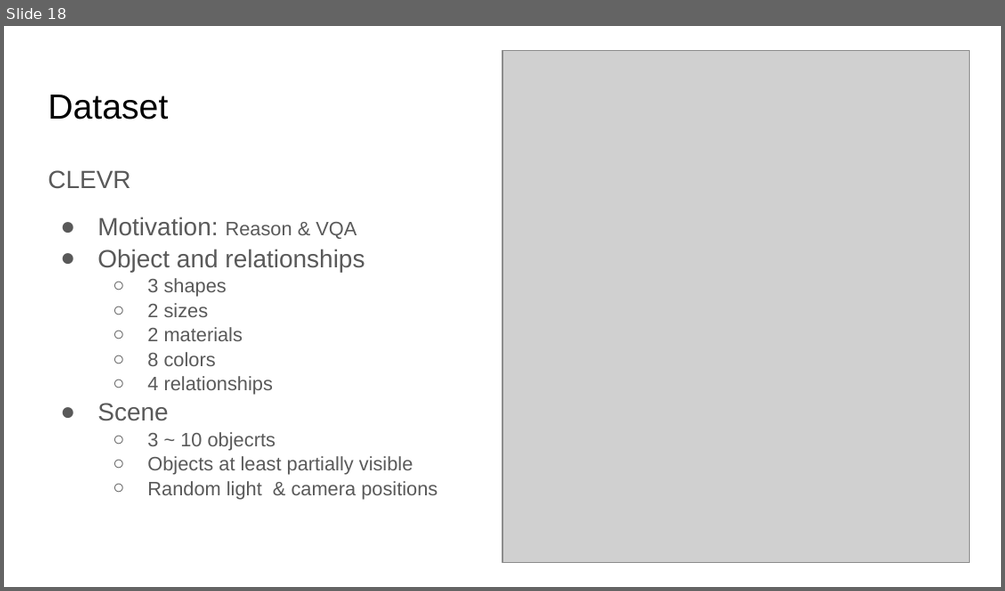
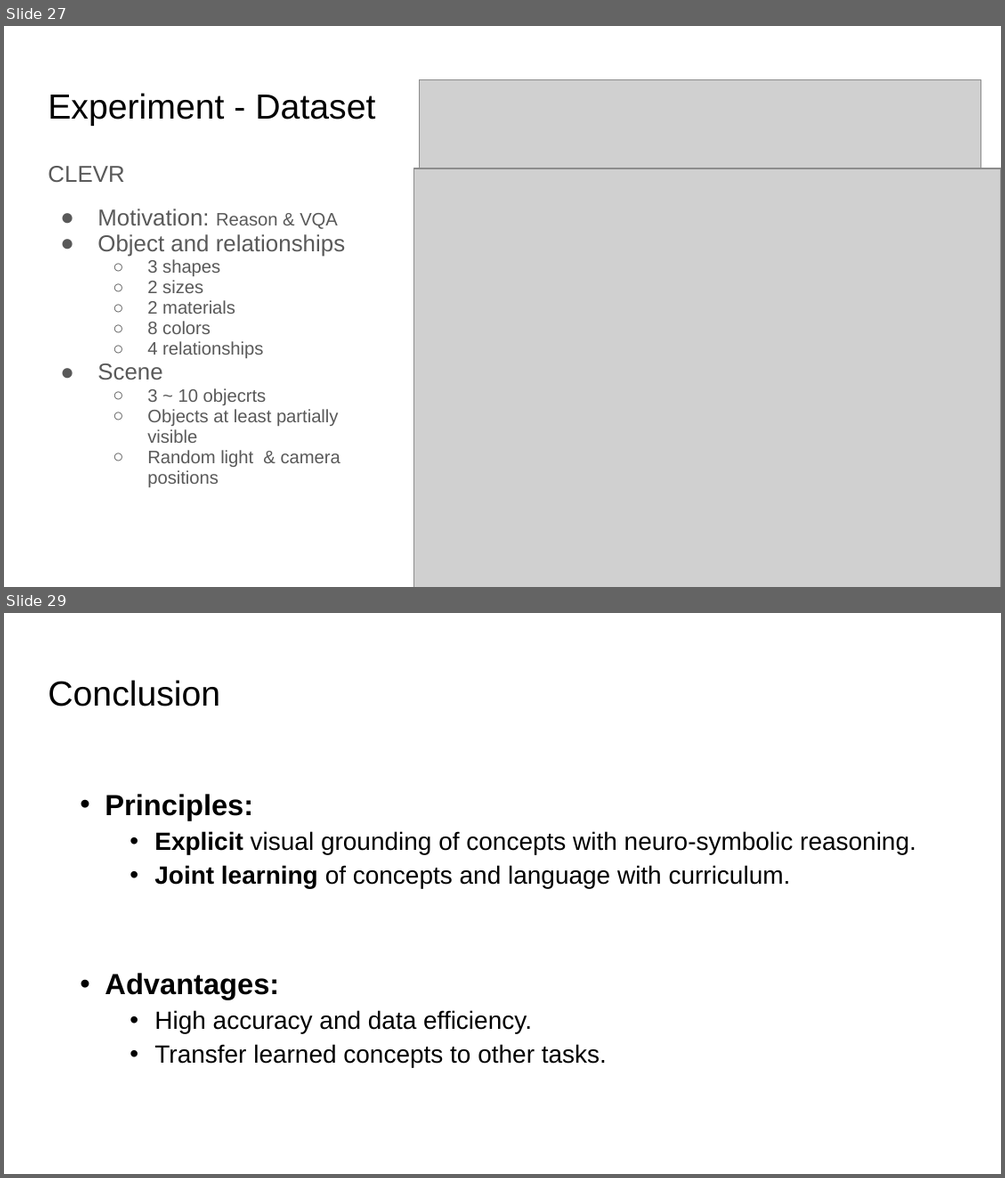
Before and after one commit to paul-tian/ITSEG-System-Engineering, a slide deck: Jiaohong_Yao/1/NS-CL.pptx. Shown one above the other, each under a label of ours: slide 18 before the commit, slides 27 and 29 after it; the slides between them are not shown. The pictures are 1005x591 and 1005x1178 pixels, drawn with LibreOffice and Linux fonts; fonts in the diff are those of the drawing; grey boxes stand for pictures. Boxes give left, top, right and bottom in pixels: in the first picture for what was removed or moved away, otherwise in the second. Text is boxed around its words. In the diff, an @@ line names an element or a change of style, - is before the commit and + after.

```diff
--- a/Jiaohong_Yao/1/NS-CL.pptx
+++ b/Jiaohong_Yao/1/NS-CL.pptx
@@ slide 29 added at [4, 613, 1001, 1174], background #FFFFFF @@
@@ title added at [48, 680, 220, 706], 25.2 pt, text #000000 @@
+Conclusion
@@ text added at [105, 794, 916, 888], 18 pt, text #000000 @@
+• Principles:
+  • Explicit visual grounding of concepts with neuro-symbolic reasoning.
+  • Joint learning of concepts and language with curriculum.
@@ text added at [105, 973, 607, 1067], 18 pt, text #000000 @@
+• Advantages:
+  • High accuracy and data efficiency.
+  • Transfer learned concepts to other tasks.
@@ what was slide 18 is now slide 27 @@
@@ slide 27 changed as well @@
@@ title at [48, 93, 375, 126]: text changed @@
-Dataset
+Experiment - Dataset
@@ picture added at [420, 79, 981, 168] @@
@@ text "CLEVR" at [48, 166, 345, 487]: size 18 to 16.6 pt in "CLEVR", "Motivation:", "Object and relationships", "Scene"; size 14 to 12.9 pt in "Reason & VQA", "3 shapes", "2 sizes", "2 materials" and 5 more places; line spacing 1.05 to 0.95 @@
@@ picture: place and size @@
-picture at [502, 50, 969, 563]
+picture at [413, 168, 1001, 587]
```
Also in this commit, not shown: 5 other slides changed, 21 other slides added, 12 slides removed, 1 other file.
